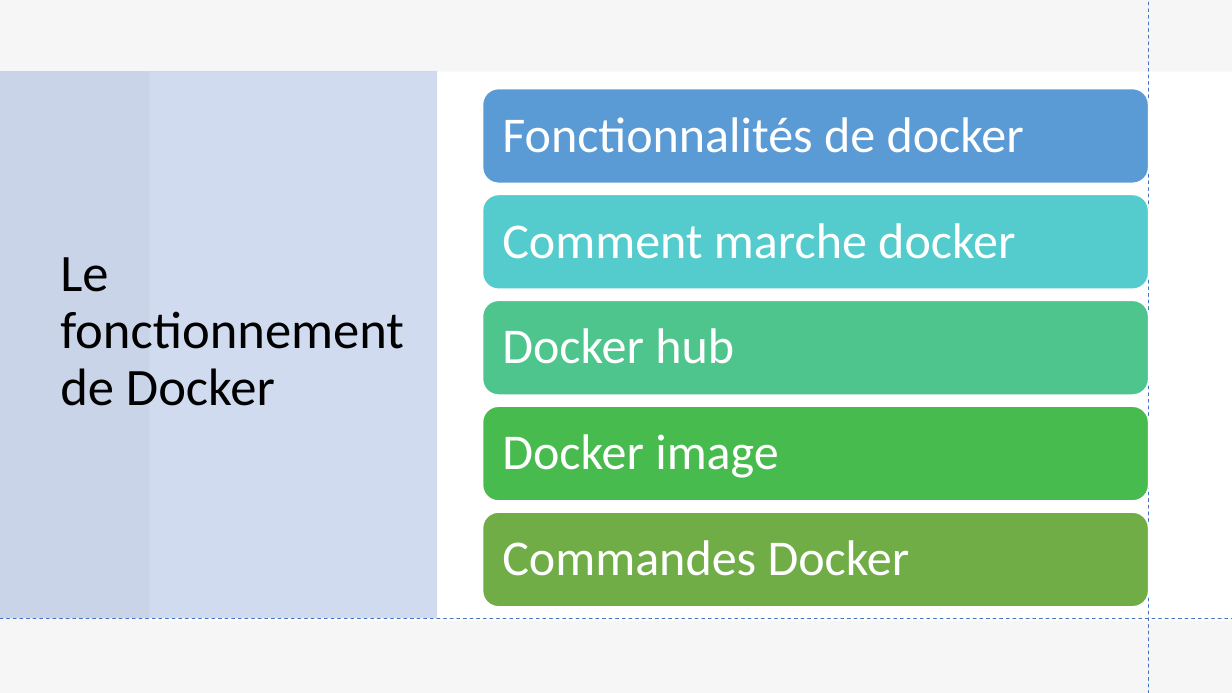
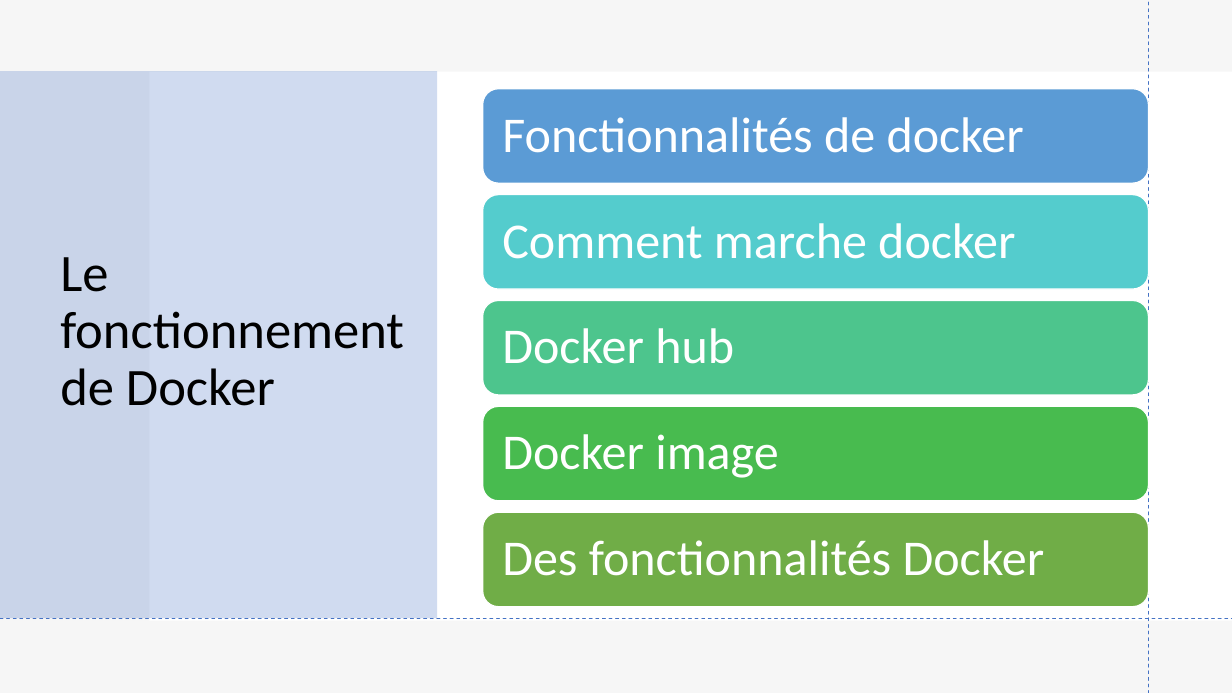
Before and after one commit to lukihd/Labo-Cloud-2020-2021, a slide deck: slide 7 of cours/docker/DOCKER.pptx (slide 8 before the commit). Drawn at 1232x693 pixels with LibreOffice and Linux fonts; fonts in the diff are those of the drawing. Boxes give left, top, right and bottom in pixels: in the first picture for what was removed or moved away, otherwise in the second. Text is boxed around its words. In the diff, an @@ line names an element or a change of style, - is before the commit and + after.

```diff
--- a/cours/docker/DOCKER.pptx
+++ b/cours/docker/DOCKER.pptx
@@ text at [502, 540, 1045, 576]: text changed @@
-Commandes Docker
+Des fonctionnalités Docker
```
Also in this commit, not shown: 3 other slides changed, 2 slides added, 4 slides removed, 1 other file.
